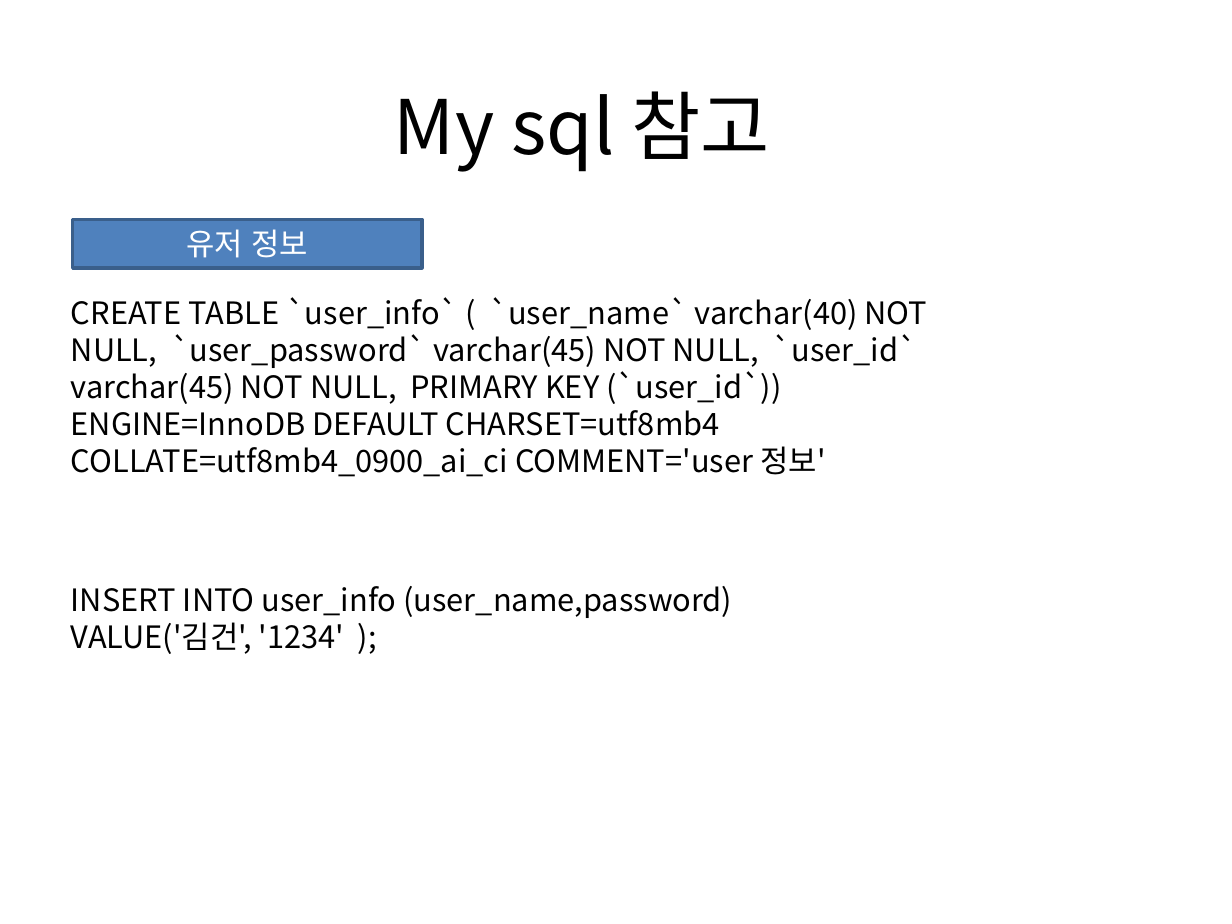
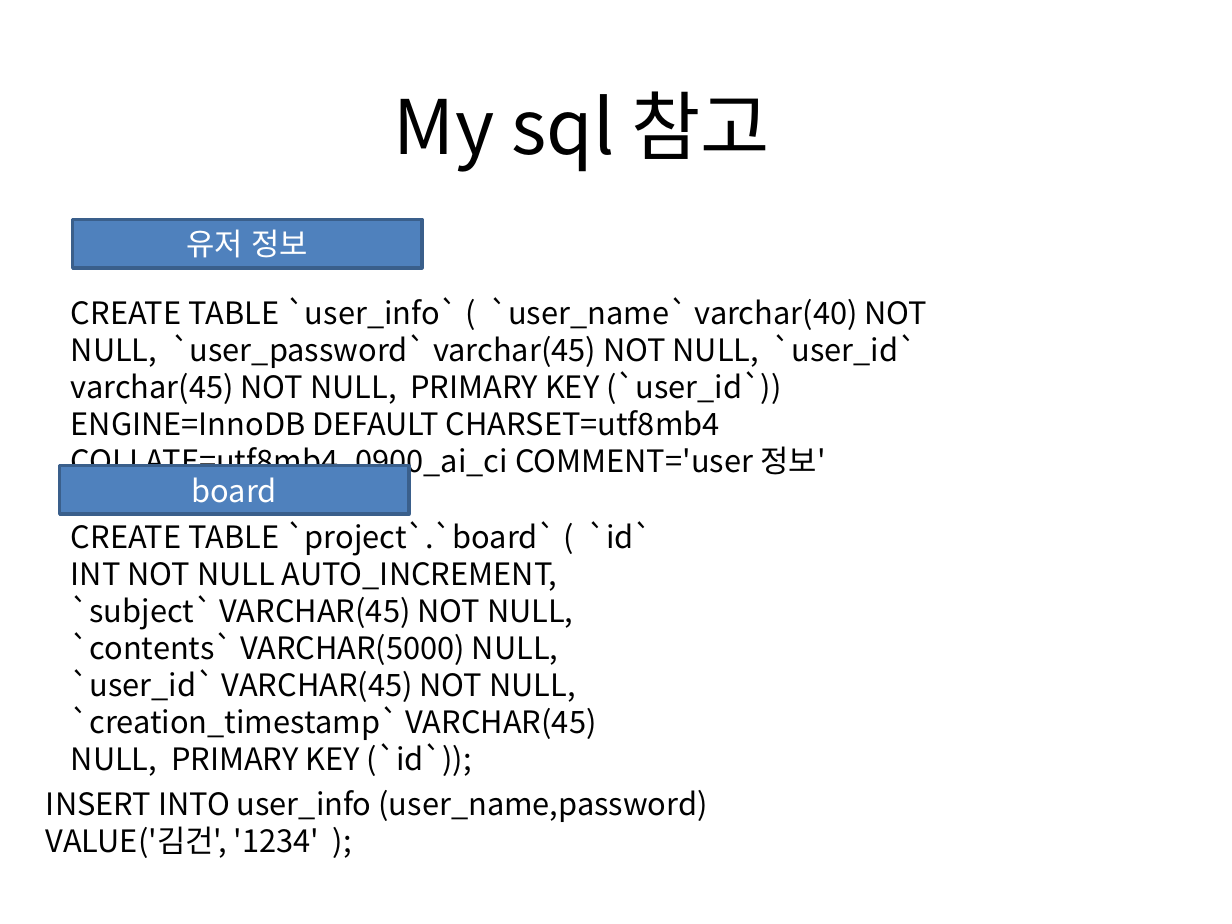
Before and after one commit to kim-geon-admin/projectkg-serv, a slide deck: slide 13 of docs/conf-docs.pptx. Drawn at 1232x924 pixels with LibreOffice and Linux fonts; fonts in the diff are those of the drawing. Boxes give left, top, right and bottom in pixels: in the first picture for what was removed or moved away, otherwise in the second. Text is boxed around its words. In the diff, an @@ line names an element or a change of style, - is before the commit and + after.

```diff
--- a/docs/conf-docs.pptx
+++ b/docs/conf-docs.pptx
@@ rectangle added at (x1=59, y1=466, x2=408, y2=514), fill #4F81BD, outline #3A5F8C 2 pt, 18 pt, text #FFFFFF @@
+board
@@ text added at (x1=71, y1=521, x2=653, y2=776), 18 pt, text #000000 @@
+CREATE TABLE `project`.`board` ( `id` INT NOT NULL AUTO_INCREMENT, `subject` VARCHAR(45) NOT NULL, `contents` VARCHAR(5000) NULL, `user_id` VARCHAR(45) NOT NULL, `creation_timestamp` VARCHAR(45) NULL, PRIMARY KEY (`id`));
@@ text "INSERT INTO user_info (user_name,password) VALUE('김건', ..." moved from (x1=71, y1=586, x2=732, y2=654) to (x1=46, y1=790, x2=708, y2=858) @@
```
Also in this commit, not shown: 1 other slide changed.
